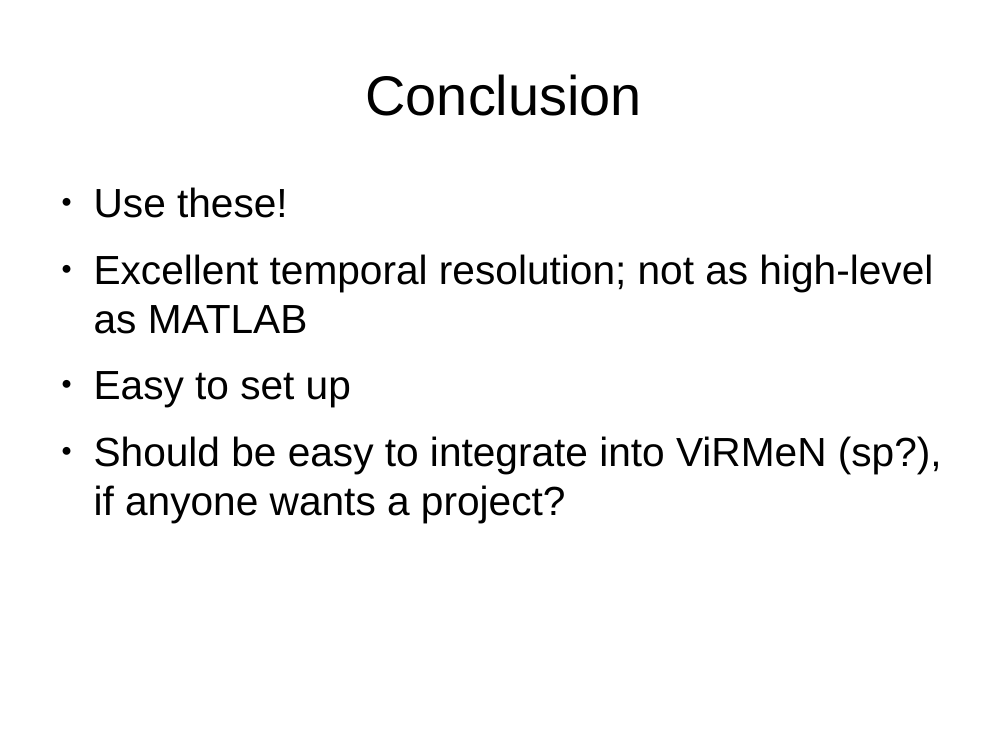
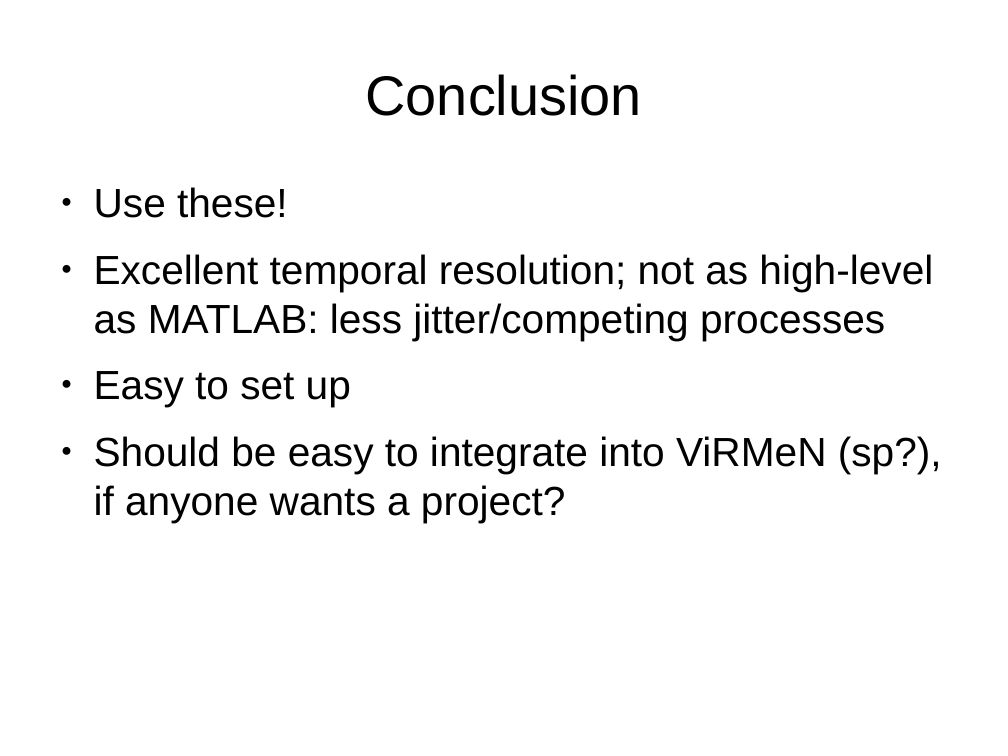
Before and after one commit to mfromano/micro-control, a slide deck: slide 11 of Schematics/figures_for_presentation_friday.odp. Drawn at 1008x756 pixels with LibreOffice and Linux fonts; fonts in the diff are those of the drawing. Boxes give left, top, right and bottom in pixels: in the first picture for what was removed or moved away, otherwise in the second. Text is boxed around its words. In the diff, an @@ line names an element or a change of style, - is before the commit and + after.

```diff
--- a/Schematics/figures_for_presentation_friday.odp
+++ b/Schematics/figures_for_presentation_friday.odp
@@ text at [94, 254, 933, 340]: text changed @@
-● Excellent temporal resolution; not as high-level as MATLAB
+● Excellent temporal resolution; not as high-level as MATLAB: less jitter/competing processes
```
Also in this commit, not shown: 2 other slides changed, 5 slides added, 6 slides removed, 10 other files.
